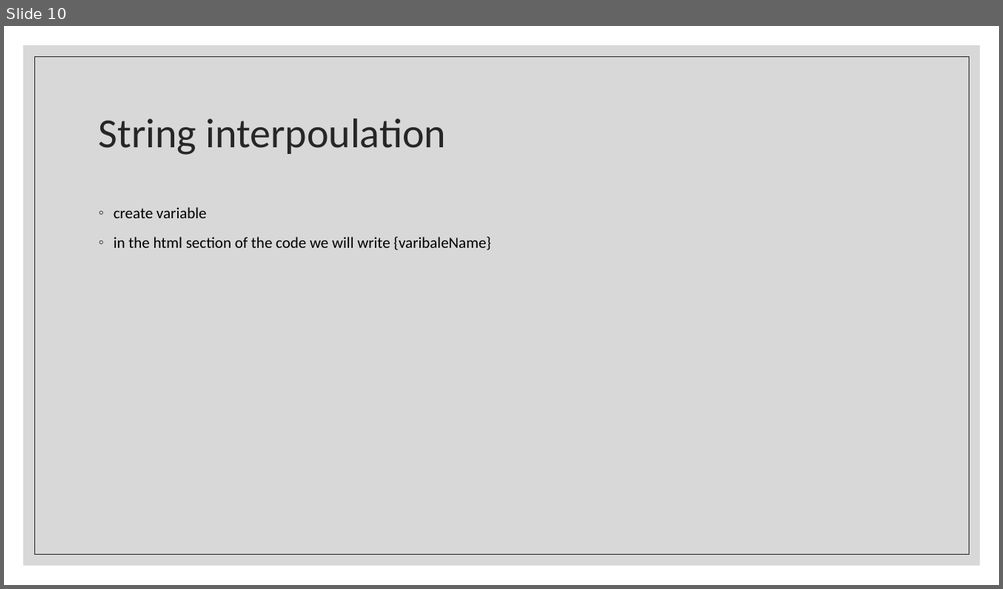
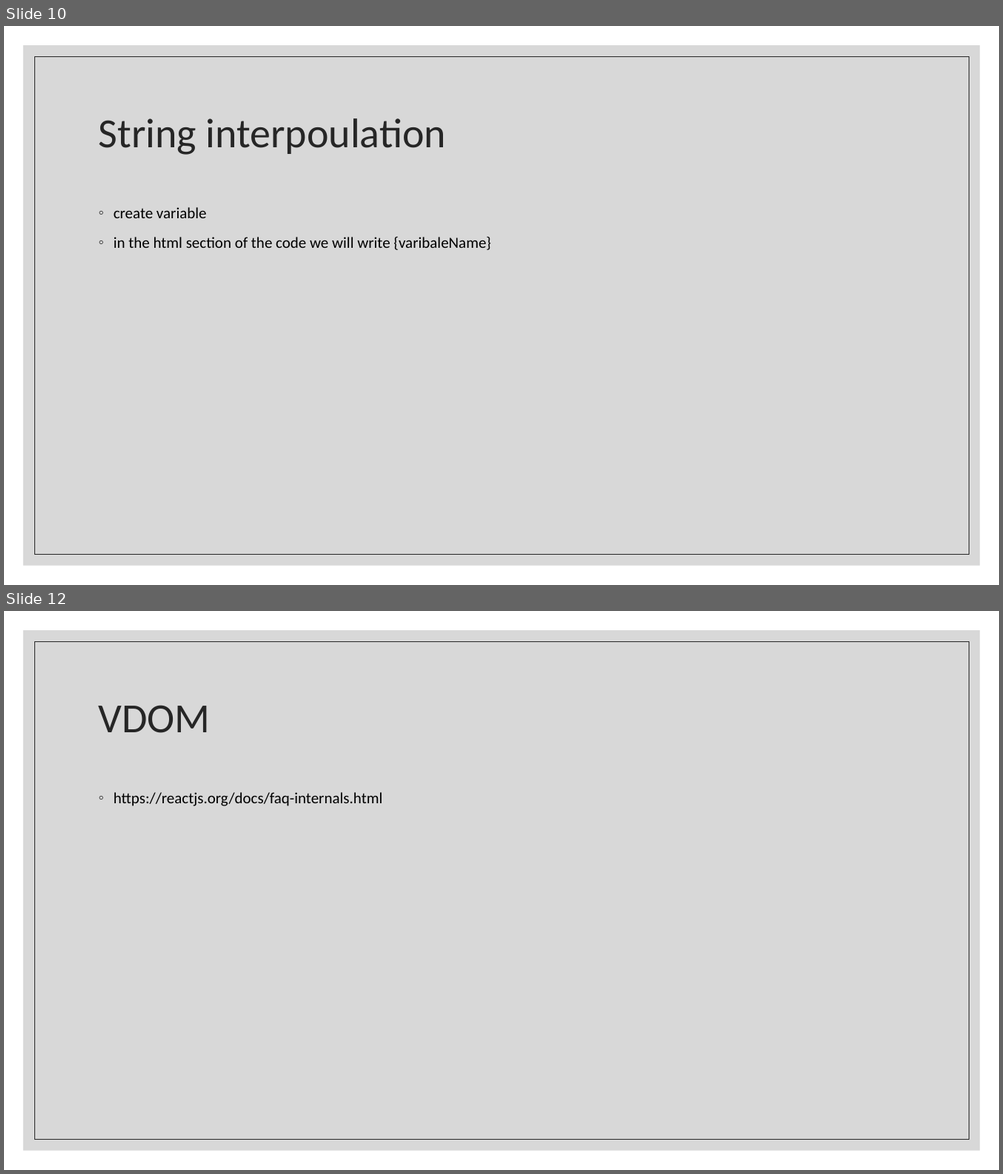
Before and after one commit to Rlss91/ht_W011121MR_morning_first-project, a slide deck: docs/React.pptx. Shown one above the other, each under a label of ours: slide 10 before the commit, slides 10 and 12 after it; the slides between them are not shown. The pictures are 1003x589 and 1003x1174 pixels, drawn with LibreOffice and Linux fonts; fonts in the diff are those of the drawing. Boxes give left, top, right and bottom in pixels: in the first picture for what was removed or moved away, otherwise in the second. Text is boxed around its words. In the diff, an @@ line names an element or a change of style, - is before the commit and + after.

```diff
--- a/docs/React.pptx
+++ b/docs/React.pptx
@@ slide 12 added at [4,611,999,1170], background #FFFFFF; not listed: 2 template elements that a slide beside it also shows @@
@@ title added at [99,705,210,733], 40 pt, text #262626 @@
+VDOM
@@ text added at [114,792,383,806], 15 pt, text #000000 @@
+◦ https://reactjs.org/docs/faq-internals.html
```
Also in this commit, not shown: 5 other slides added, 2 other files.
